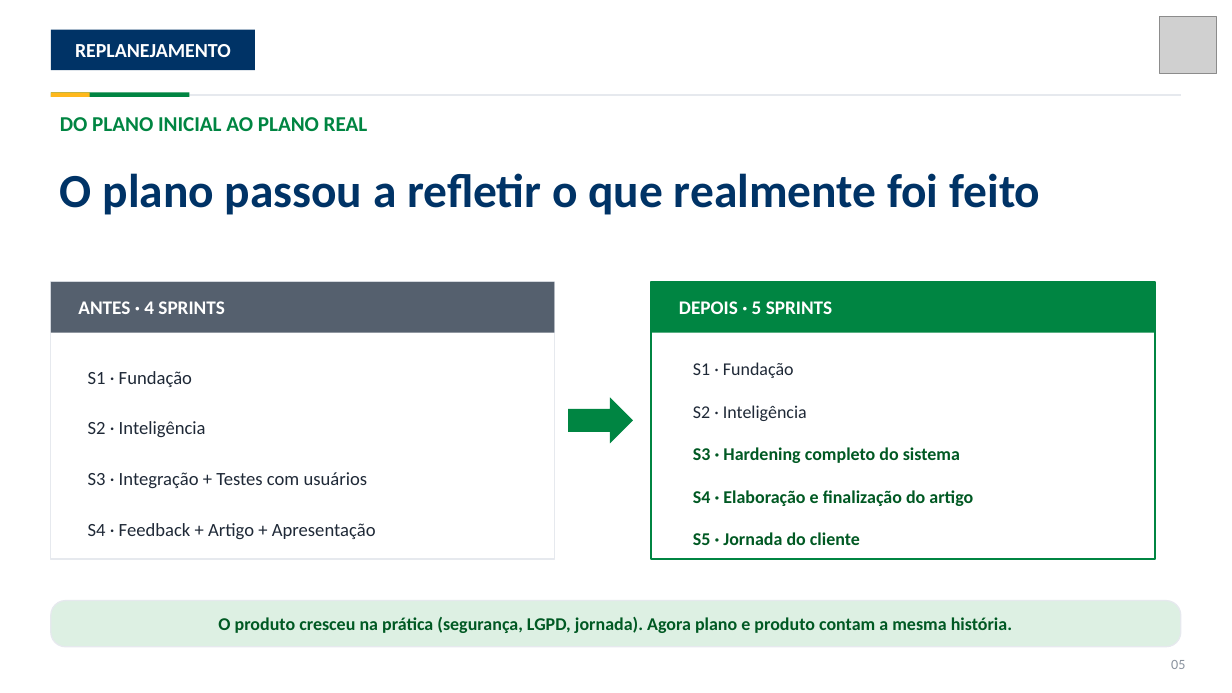
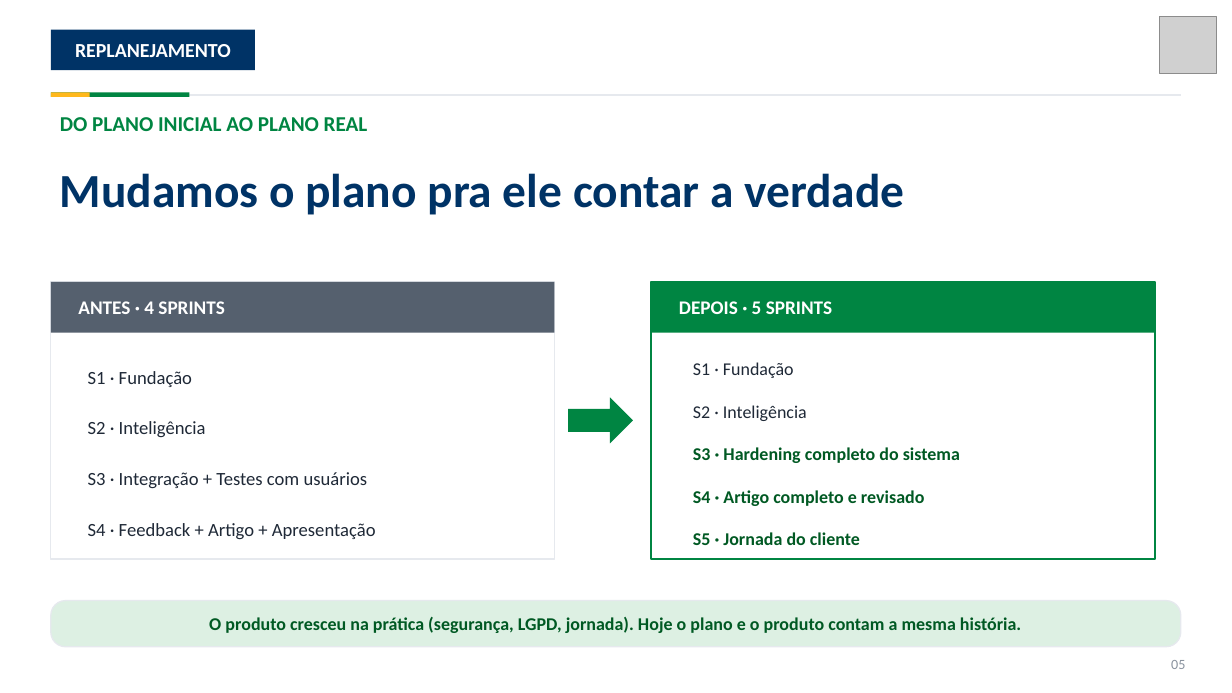
Before and after one commit to Theomurah/psp2-ia-universitarios, a slide deck: slide 5 of Entregas/Nao-Teams/Apresentacoes/PSP2_Apresentacao_Final.pptx. Drawn at 1232x693 pixels with LibreOffice and Linux fonts; fonts in the diff are those of the drawing; grey boxes stand for pictures. Boxes give left, top, right and bottom in pixels: in the first picture for what was removed or moved away, otherwise in the second. Text is boxed around its words. In the diff, an @@ line names an element or a change of style, - is before the commit and + after.

```diff
--- a/Entregas/Nao-Teams/Apresentacoes/PSP2_Apresentacao_Final.pptx
+++ b/Entregas/Nao-Teams/Apresentacoes/PSP2_Apresentacao_Final.pptx
@@ text at (x1=60, y1=173, x2=904, y2=215): text changed @@
-O plano passou a refletir o que realmente foi feito
+Mudamos o plano pra ele contar a verdade
@@ text at (x1=693, y1=490, x2=924, y2=506): text changed @@
-S4 · Elaboração e finalização do artigo
+S4 · Artigo completo e revisado
@@ text at (x1=209, y1=617, x2=1021, y2=633): text changed @@
-O produto cresceu na prática (segurança, LGPD, jornada). Agora plano e produto contam a mesma história.
+O produto cresceu na prática (segurança, LGPD, jornada). Hoje o plano e o produto contam a mesma história.
```
Also in this commit, not shown: 11 other slides changed, 1 slide removed.
